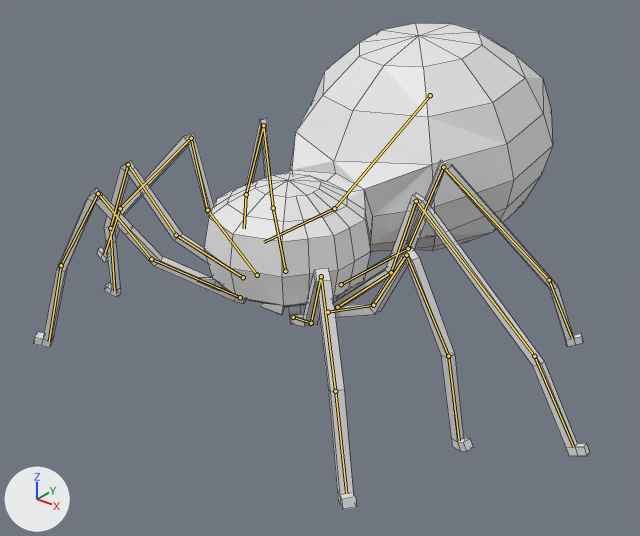
What one commit did to the Blender file Assets/Raw/Blender/spider.blend.
The view is the same before and after, from a 50 mm lens placed at (6.21, -6.9, 4.22), pointed at (0.05, 0.8, -0.55). Lighting does not change. The marker at lower left points along +X, +Y and +Z. The bones that bend it are drawn over the model as lines. Mesh edges are drawn as thin lines.
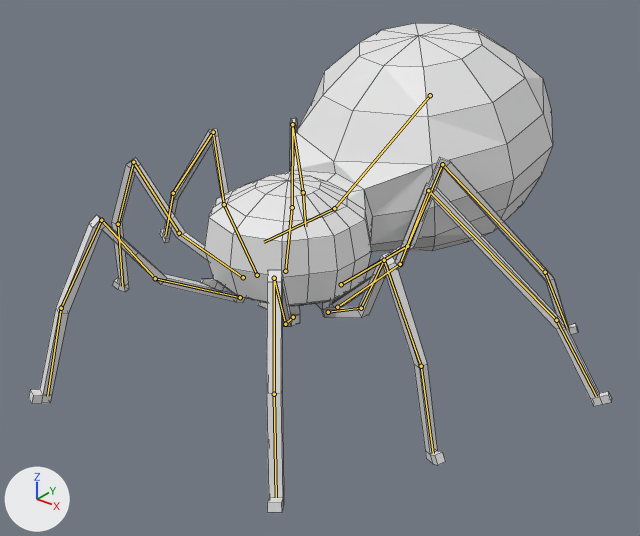
The newer file adds an action. The first version stands in its rest pose; the second is drawn at frame 20 of the action 'Moving-prep'.

Changed parts and their boxes [x1, y1, x2, y2] in the pictures (640 x 536 px):
'Sphere', posed
    before: [33, 23, 590, 509]
    after: [29, 23, 612, 513]
bone 'Bone.002', root to tip
    before: (240, 297) to (151, 259)
    after: (240, 297) to (155, 278)
bone 'Bone.003', root to tip
    before: (243, 277) to (176, 235)
    after: (243, 277) to (179, 233)
bone 'Bone.004', root to tip
    before: (257, 275) to (207, 210)
    after: (257, 275) to (224, 204)
bone 'Bone.005', root to tip
    before: (285, 271) to (273, 208)
    after: (285, 271) to (292, 207)
bone 'Bone.018', root to tip
    before: (341, 284) to (408, 248)
    after: (341, 284) to (407, 246)
bone 'Bone.019', root to tip
    before: (337, 307) to (391, 272)
    after: (337, 307) to (400, 264)
bone 'Bone.020', root to tip
    before: (328, 312) to (373, 305)
    after: (328, 312) to (361, 308)
bone 'Bone.021', root to tip
    before: (293, 317) to (311, 323)
    after: (293, 317) to (285, 324)

The edits, one by one:
Bone 'Bone.002' (bone_bone_002) turns from (0, 0, 0) to (3, 13, 27) degrees about its own x, y and z.
Bone 'Bone.003' (bone_bone_003) turns from (0, 0, 0) to (0, -2, -4) degrees about its own x, y and z.
Bone 'Bone.004' (bone_bone_004) turns from (0, 0, 0) to (0, -14, -15) degrees about its own x, y and z.
Bone 'Bone.005' (bone_bone_005) turns from (0, 0, 0) to (1, -12, -16) degrees about its own x, y and z.
Bone 'Bone.018' (bone_bone_018) turns from (0, 0, 0) to (0, 3, 4) degrees about its own x, y and z.
Bone 'Bone.019' (bone_bone_019) turns from (0, 0, 0) to (2, 13, 15) degrees about its own x, y and z.
Bone 'Bone.020' (bone_bone_020) turns from (0, 0, 0) to (0, -5, -9) degrees about its own x, y and z.
Bone 'Bone.021' (bone_bone_021) turns from (0, 0, 0) to (1, -6, -14) degrees about its own x, y and z.
